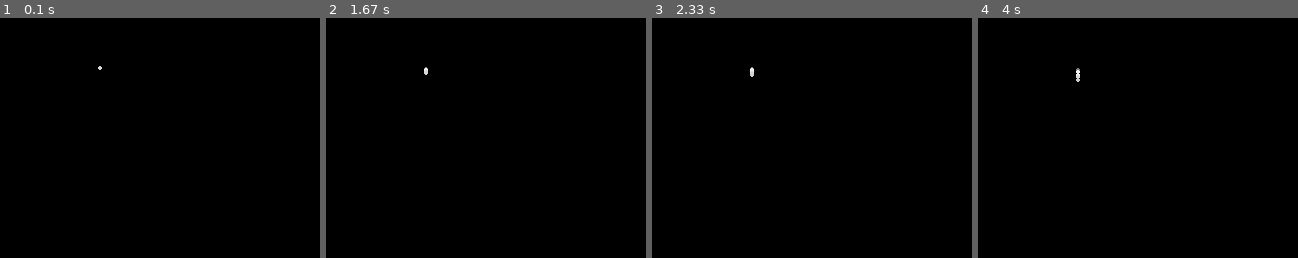
Above: before the commit, frames 1-4 (left to right).
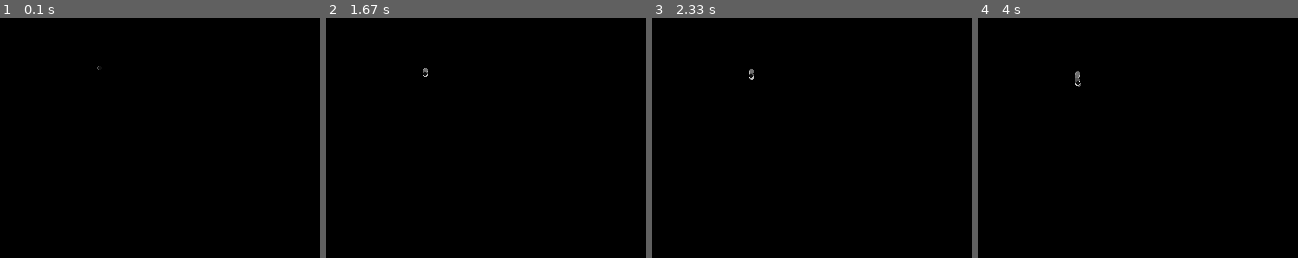
Above: after the commit, the same moments.

Repository: sorenpraestegaard/pygametest
Game: pygame game, started from myGame.py
The game is run twice, just before and just after one commit, with the same random seed, the same clock (stepped at 60 frames per second) and the same inputs.
Inputs:
- Up to frame 1 (0.1 s): no input
- Up to frame 2 (1.67 s): no input
- Up to frame 3 (2.33 s): no input
- Up to frame 4 (4 s): no input
The pictures show only the part of the screen within x 0-50%, y 0-50%; the shares and areas given below are measured in that part.
In our replay, the window is 320x240 before the commit and 640x480 after it. These sizes can differ from the game's own. Grey fills any space a smaller window leaves; there, only what the larger window draws over its background counts as a difference.

The runs differ from the first frame. In frame 1, less than 0.1% of the frame differs, in the area x 30-32%, y 20-22%; in frame 2, less than 0.1%; in frame 3, less than 0.1%; in frame 4, 0.1%, in the area x 30-33%, y 20-29%.

Commit message:
Better particles

Diff:
--- a/myGame.py
+++ b/myGame.py
@@ -4,7 +4,7 @@
 
 pygame.init()
 
-size = width, height = 320, 240
+size = width, height = 640, 480
 speed = [2,2]
 pos = [150, 100]
 black = 0,0,0
@@ -13,7 +13,7 @@
 running = True
 particles = []
 
-for i in range(300):
+for i in range(100):
 	particles.append(Particle(100,50))
 
 while running:
--- a/particles.py
+++ b/particles.py
@@ -9,17 +9,20 @@
         self.col = (col, col, col)
         self.startpos = [posx, posy]
         self.pos = [posx, posy]
-        self.dy = float(randint(1,5))/100
-        self.dx = randint(3,5)
+        self.dy = float(randint(200,700))/10000
+        self.dx = randint(3,7)
+        self.start_time = pygame.time.get_ticks() + randint(0,100)
+        self.w = randint(1,100)/100
 
     def move(self, t):
-        dist = abs(self.startpos[0] - self.pos[0])
+        dist = abs(self.startpos[1] - self.pos[1])
         if dist < 100:
-            self.pos[0] += self.dx * dist/100 * sin(t)
+            self.pos[0] = self.startpos[0] + self.dx * (float(dist)/100) * sin((t- self.start_time)/self.w)
             self.pos[1] += self.dy
         else:
             self.pos[0] = self.startpos[0]
             self.pos[1] = self.startpos[1]
+            self.start_time = pygame.time.get_ticks()
 
     def draw_particle(self, display):
         pygame.draw.circle(display, self.col, (int(self.pos[0]), int(self.pos[1])), 2)
